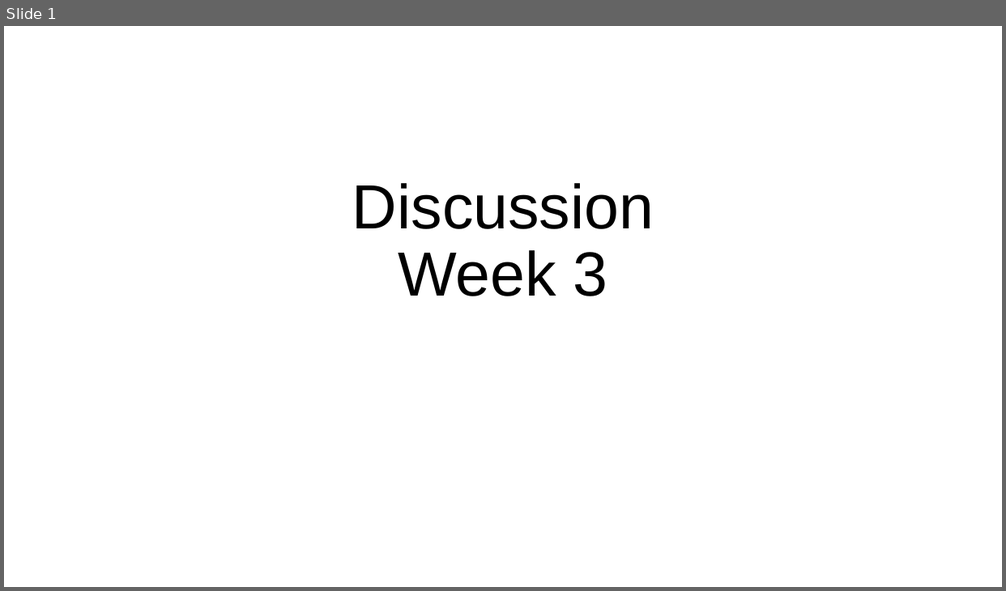
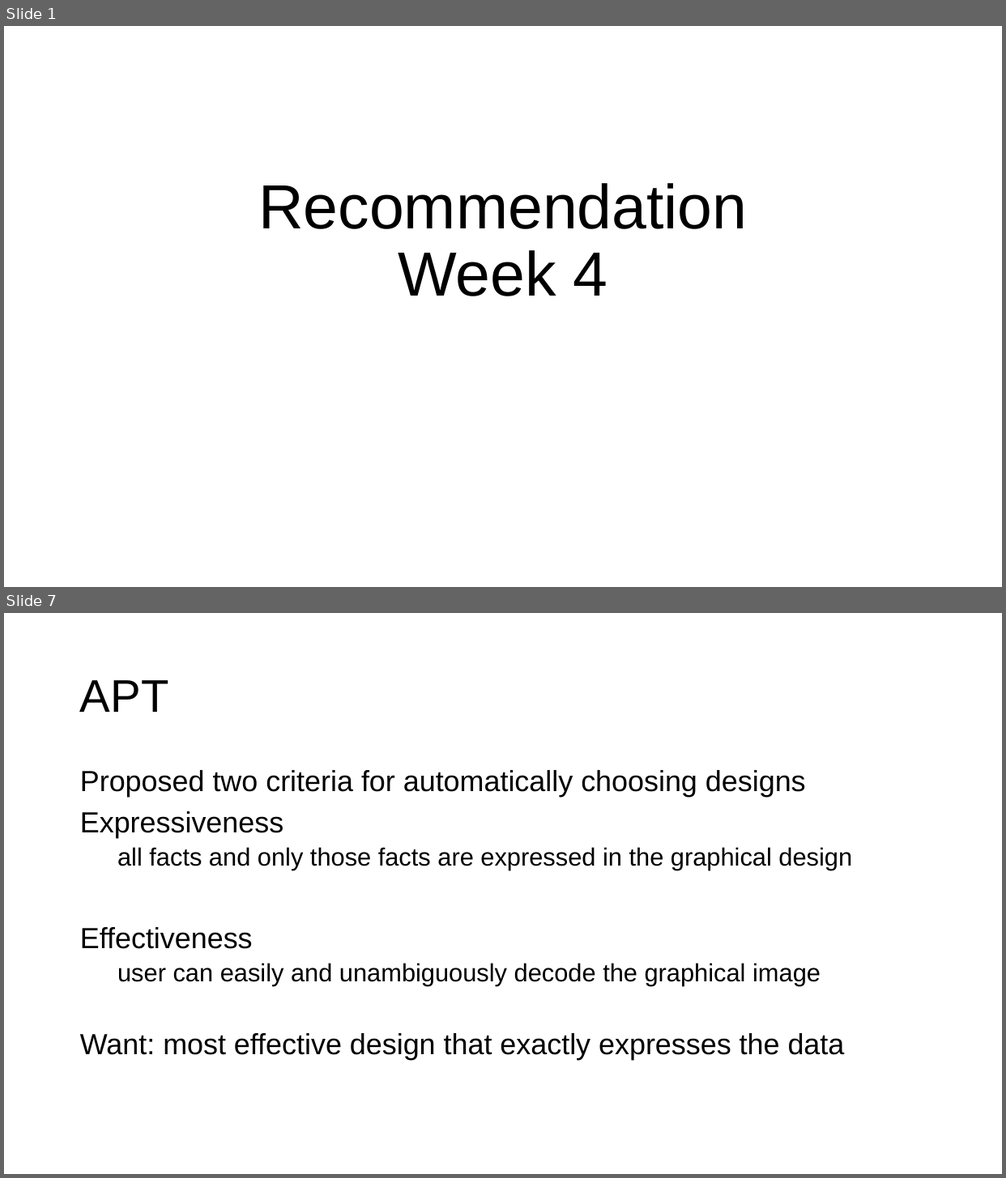
Before and after one commit to columbiaviz/columbiaviz.github.io, a slide deck: 2020s_w6998/lecs/04_rec.pptx. Shown one above the other, each under a label of ours: slide 1 before the commit, slides 1 and 7 after it; the slides between them are not shown. The pictures are 1006x591 and 1006x1178 pixels, drawn with LibreOffice and Linux fonts; fonts in the diff are those of the drawing. Boxes give left, top, right and bottom in pixels: in the first picture for what was removed or moved away, otherwise in the second. Text is boxed around its words. In the diff, an @@ line names an element or a change of style, - is before the commit and + after.

```diff
--- a/2020s_w6998/lecs/04_rec.pptx
+++ b/2020s_w6998/lecs/04_rec.pptx
@@ slide 7 added at bbox=[4, 613, 1002, 1174], background #FFFFFF @@
@@ title added at bbox=[80, 680, 169, 712], 44 pt, text #000000 @@
+APT
@@ text added at bbox=[80, 770, 852, 1060], 28 pt, text #000000 @@
+Proposed two criteria for automatically choosing designs
+Expressiveness
+  all facts and only those facts are expressed in the graphical design
+Effectiveness
+  user can easily and unambiguously decode the graphical image
+Want: most effective design that exactly expresses the data
@@ slide 1 changed as well @@
@@ title at bbox=[258, 183, 747, 297]: text changed @@
-Discussion
-Week 3
+Recommendation
+Week 4
```
Also in this commit, not shown: 1 other slide changed, 18 other slides added.
